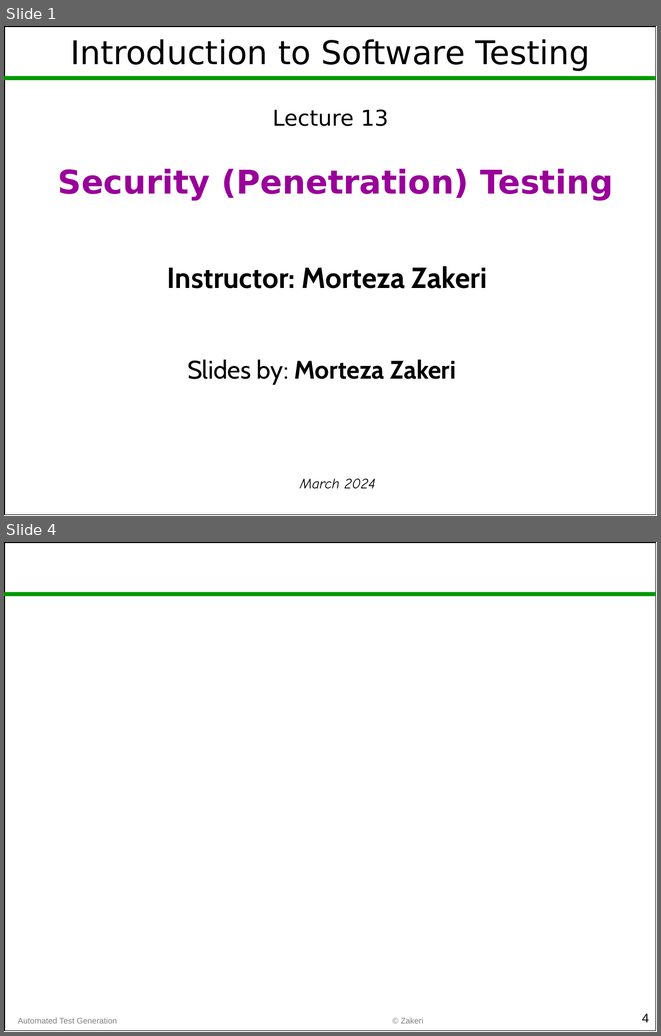
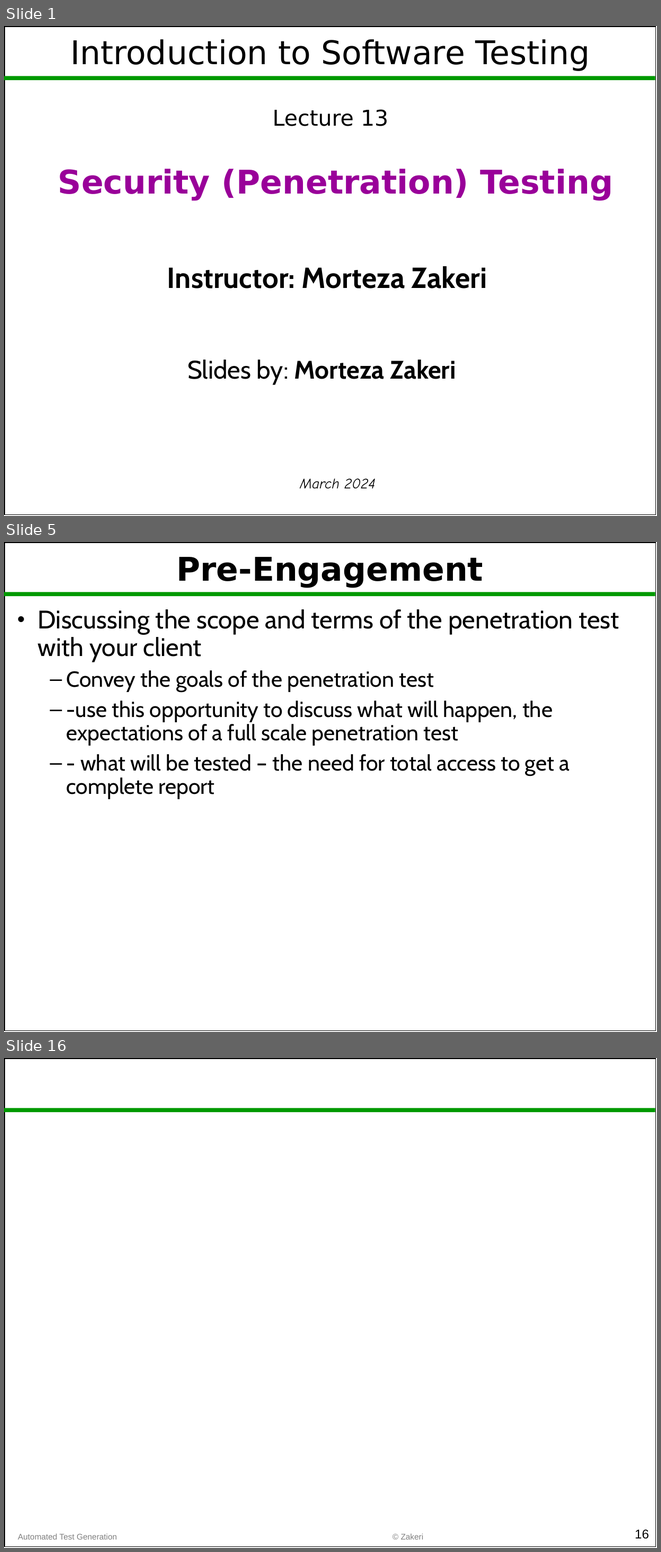
Before and after one commit to m-zakeri/SoftwareTesting, a slide deck: lectures/Lec13_penetration_testing.pptx. Shown one above the other, each under a label of ours: slides 1 and 4 before the commit, slides 1, 5 and 16 after it; the slides between them are not shown. The pictures are 661x1036 and 661x1552 pixels, drawn with LibreOffice and Linux fonts; fonts in the diff are those of the drawing. Boxes give left, top, right and bottom in pixels: in the first picture for what was removed or moved away, otherwise in the second. Text is boxed around its words. In the diff, an @@ line names an element or a change of style, - is before the commit and + after.

```diff
--- a/lectures/Lec13_penetration_testing.pptx
+++ b/lectures/Lec13_penetration_testing.pptx
@@ slide 5 added at (4, 542, 657, 1032), background #FFFFFF; not listed: 2 template elements that a slide beside it also shows @@
@@ title added at (176, 557, 483, 588), 36 pt, text #000000, bold @@
+Pre-Engagement
@@ text added at (38, 609, 619, 799), 24 pt, text #000000 @@
+• Discussing the scope and terms of the penetration test with your client
+  – Convey the goals of the penetration test
+  – -use this opportunity to discuss what will happen, the expectations of a full scale penetration test
+  – - what will be tested – the need for total access to get a complete report
@@ what was slide 4 is now slide 16 @@
@@ page number at (635, 1529, 649, 1539): text changed @@
-4
+16
```
Also in this commit, not shown: 13 other slides added, 2 slides removed, 45 other files.
